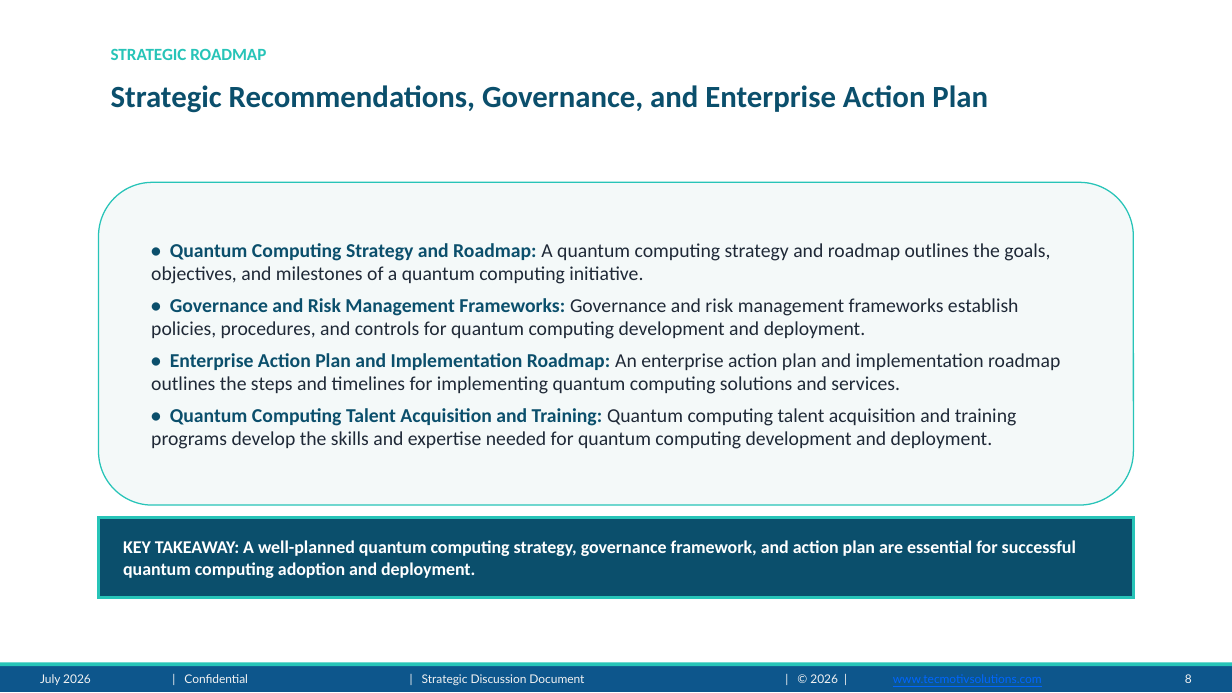
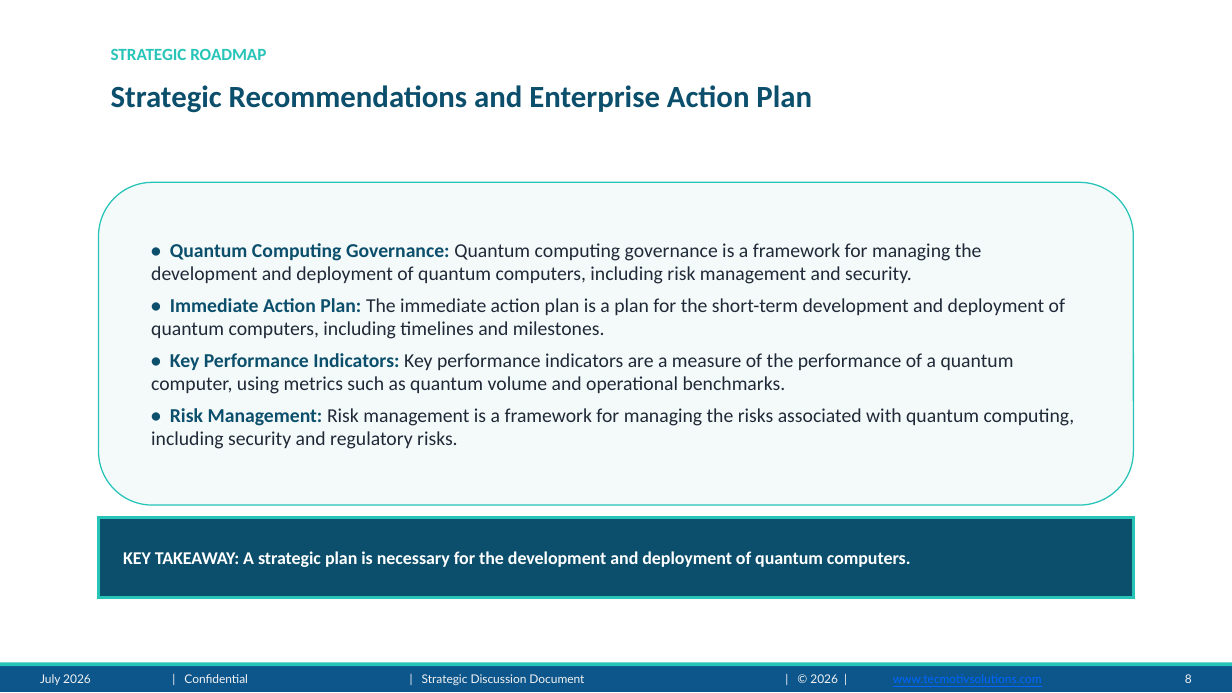
Before and after one commit to adityarana121/Presentation-Maker-agent, a slide deck: slide 8 of output/Quantum_Computing_presentation.pptx. Drawn at 1232x693 pixels with LibreOffice and Linux fonts; fonts in the diff are those of the drawing; background and template pictures are left out. Boxes give left, top, right and bottom in pixels: in the first picture for what was removed or moved away, otherwise in the second. Text is boxed around its words. In the diff, an @@ line names an element or a change of style, - is before the commit and + after.

```diff
--- a/output/Quantum_Computing_presentation.pptx
+++ b/output/Quantum_Computing_presentation.pptx
@@ text at box(111, 85, 812, 113): text changed @@
-Strategic Recommendations, Governance, and Enterprise Action Plan
+Strategic Recommendations and Enterprise Action Plan
@@ text in rounded rectangle at box(151, 243, 1075, 449): text changed @@
-• Quantum Computing Strategy and Roadmap: A quantum computing strategy and roadmap outlines the goals, objectives, and milestones of a quantum computing initiative.
-• Governance and Risk Management Frameworks: Governance and risk management frameworks establish policies, procedures, and controls for quantum computing development and deployment.
-• Enterprise Action Plan and Implementation Roadmap: An enterprise action plan and implementation roadmap outlines the steps and timelines for implementing quantum computing solutions and services.
-• Quantum Computing Talent Acquisition and Training: Quantum computing talent acquisition and training programs develop the skills and expertise needed for quantum computing development and deployment.
+• Quantum Computing Governance: Quantum computing governance is a framework for managing the development and deployment of quantum computers, including risk management and security.
+• Immediate Action Plan: The immediate action plan is a plan for the short-term development and deployment of quantum computers, including timelines and milestones.
+• Key Performance Indicators: Key performance indicators are a measure of the performance of a quantum computer, using metrics such as quantum volume and operational benchmarks.
+• Risk Management: Risk management is a framework for managing the risks associated with quantum computing, including security and regulatory risks.
@@ text in rectangle at box(123, 551, 911, 567): text changed @@
-KEY TAKEAWAY: A well-planned quantum computing strategy, governance framework, and action plan are essential for successful quantum computing adoption and deployment.
+KEY TAKEAWAY: A strategic plan is necessary for the development and deployment of quantum computers.
```
Also in this commit, not shown: 7 other slides changed, 2 other files.
